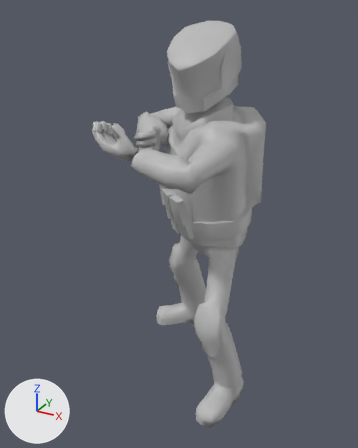
The FBX model Assets/DropZone/Characters/Squaddie/Squaddie_Idles.fbx as it was, and as the next commit left it.
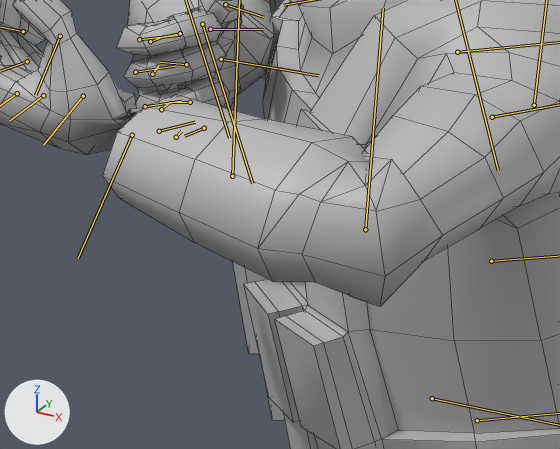
Each version appears first whole from a 50 mm lens placed at (1.05, -2.21, 2.0), pointed at (-0.12, -0.09, 0.93), and next in a close-up on the part from 30% to 64% of the width and 28% to 50% of the height. The lights are fixed; the arrows at lower left show +X, +Y and +Z. Both versions are drawn at frame 131 of the action 'Aim01'; the numbers are the values there. The bones that bend it are drawn over the model as lines in the close-ups. The close-ups show mesh edges as thin lines.

The first close-up shows 'Squaddie:Body'.
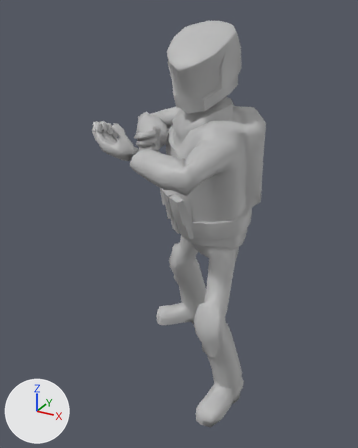
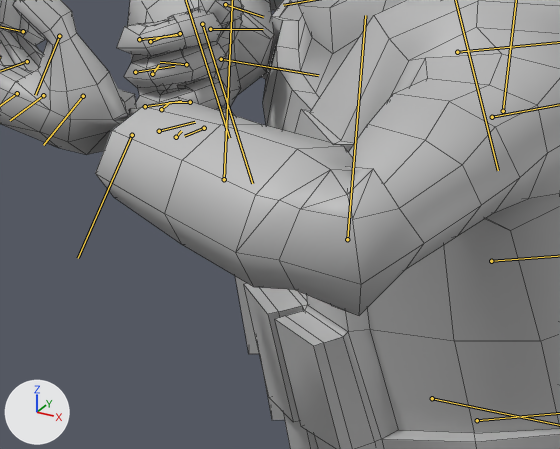
Location of each change, (x1, y1, x2, y2) in pixels of the close-ups (560 x 449 px):
'Squaddie:Body', posed: (0, 0, 560, 449) in both
bone 'Squaddie:LeftLowerArm_Skel', root to tip: before (365, 229) to (383, 8); after (347, 239) to (365, 15)

Patch to the scene script:
```diff
--- a/Assets/DropZone/Characters/Squaddie/Squaddie_Idles.fbx.py
+++ b/Assets/DropZone/Characters/Squaddie/Squaddie_Idles.fbx.py
@@ bone_squaddie_leftupperarm_skel @@
 bone_squaddie_leftupperarm_skel = bpy.data.objects['Squaddie:Attach_RootMotion'].pose.bones['Squaddie:LeftUpperArm_Skel']  # child of 'Squaddie:LeftClav_Skel'
-bone_squaddie_leftupperarm_skel.location = (3.0, -0.8, -1.1)
-bone_squaddie_leftupperarm_skel.rotation_quaternion = (0.923, -0.293, -0.248, 0.023)  # degrees (-38, -26, 12)
+bone_squaddie_leftupperarm_skel.location = (0.0, 0.0, 0.0)
+bone_squaddie_leftupperarm_skel.rotation_quaternion = (0.928, -0.298, -0.223, 0.013)  # degrees (-38, -24, 10)
@@ bone_squaddie_leftlowerarm_skel @@
 bone_squaddie_leftlowerarm_skel = bpy.data.objects['Squaddie:Attach_RootMotion'].pose.bones['Squaddie:LeftLowerArm_Skel']  # child of 'Squaddie:LeftUpperArm_Skel'
-bone_squaddie_leftlowerarm_skel.rotation_quaternion = (0.798, 0.0, -0.603, 0.0)  # degrees (0, -74, 0)
+bone_squaddie_leftlowerarm_skel.rotation_quaternion = (0.75, 0.0, -0.661, 0.0)  # degrees (0, -83, 0)
@@ bone_squaddie_lefthand_skel @@
 bone_squaddie_lefthand_skel = bpy.data.objects['Squaddie:Attach_RootMotion'].pose.bones['Squaddie:LeftHand_Skel']  # child of 'Squaddie:LeftLowerArm_Skel'
-bone_squaddie_lefthand_skel.rotation_quaternion = (-0.311, 0.358, 0.047, 0.879)  # degrees (-11, -41, -137)
+bone_squaddie_lefthand_skel.rotation_quaternion = (-0.309, 0.401, 0.032, 0.862)  # degrees (-16, -45, -134)
```
